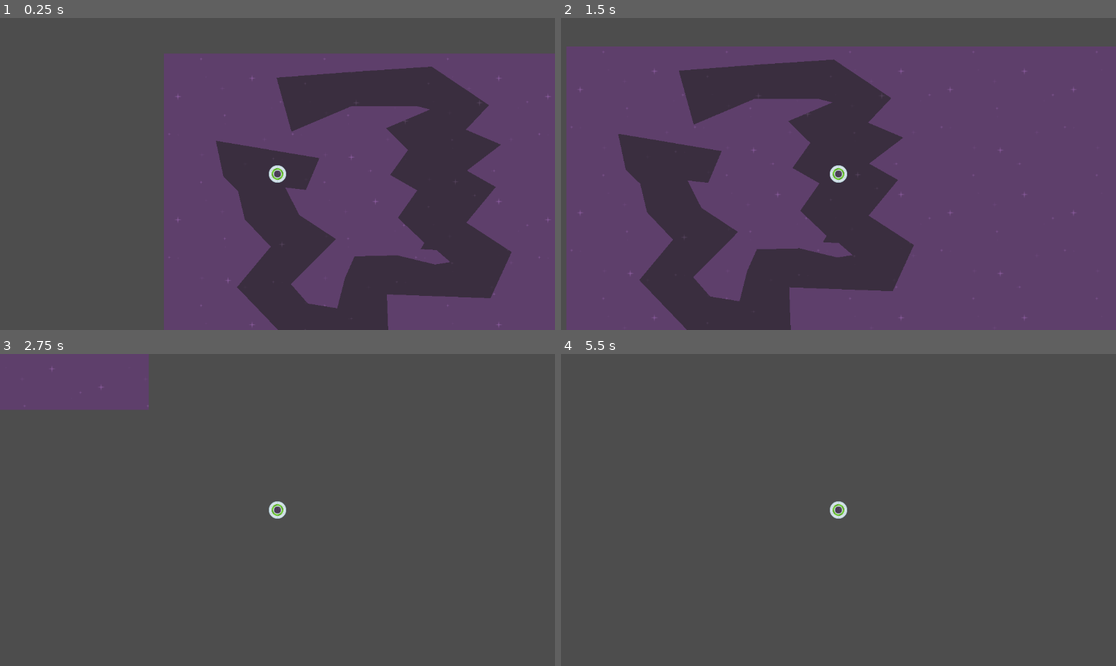
Above: before the commit, frames 1-4 (two rows, left to right).
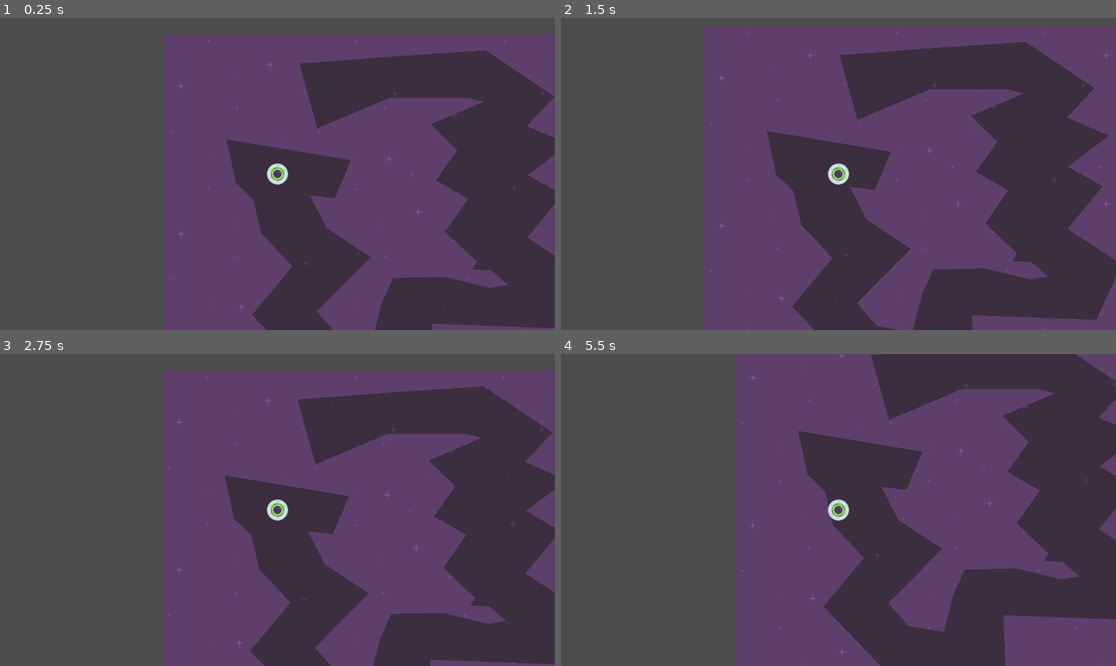
Above: after the commit, the same moments.

Repository: BurkusCat/godot_2d_course_projects
Game: Godot game, scene res://level_1.tscn
Same seed, same stepped clock (60 frames per second), same inputs: the game is played once before the commit and once after it.
Inputs:
- Up to frame 1 (0.25 s): no input
- Up to frame 2 (1.5 s): tap Enter at 0.5 s; hold Right (move_right) 0.53-1.28 s; hold Down (move_down) from 1.28 s (still down)
- Up to frame 3 (2.75 s): release Down (move_down) at 2.03 s; hold Right (move_right) from 2.03 s (still down)
- Up to frame 4 (5.5 s): release Right (move_right) at 2.78 s; hold Up (move_up) 2.78-3.53 s; hold Left (move_left) 3.53-5.03 s; hold Down (move_down) from 5.03 s (still down)

The runs differ from the first frame. In frame 1, 30% of the frame differs, in the area x 29-100%, y 5-100%; in frame 2, 61%; in frame 3, 71%, in the area x 0-100%, y 0-100%; in frame 4, 68%.

Commit message:
2.21 Using Signals To Reset The Game

Diff:
--- a/speedy_saucer/level.gd
+++ b/speedy_saucer/level.gd
@@ -3,3 +3,6 @@
 # Called when the node enters the scene tree for the first time.
 func _ready():
 	print("Hello, world!")
+
+func _on_maze_body_exited(body):
+	get_tree().reload_current_scene()
--- a/speedy_saucer/level_1.tscn
+++ b/speedy_saucer/level_1.tscn
@@ -16,8 +16,10 @@
 stretch_mode = 1
 
 [node name="Player" parent="." instance=ExtResource("2_xmlws")]
-position = Vector2(236, 250)
+position = Vector2(196, 241)
 
 [node name="Maze" parent="." instance=ExtResource("4_pn440")]
 z_index = -1
 position = Vector2(232, 305)
+
+[connection signal="body_exited" from="Maze" to="." method="_on_maze_body_exited"]
--- a/speedy_saucer/player.tscn
+++ b/speedy_saucer/player.tscn
@@ -4,7 +4,7 @@
 [ext_resource type="Texture2D" uid="uid://o2xvdtxq051c" path="res://ufoGreen.png" id="1_m1h4e"]
 
 [sub_resource type="CircleShape2D" id="CircleShape2D_7c53h"]
-radius = 18.0
+radius = 4.35
 
 [node name="Player" type="RigidBody2D"]
 gravity_scale = 0.0
@@ -18,4 +18,5 @@
 shape = SubResource("CircleShape2D_7c53h")
 
 [node name="Camera2D" type="Camera2D" parent="."]
+zoom = Vector2(1.2, 1.2)
 position_smoothing_speed = 1.0
